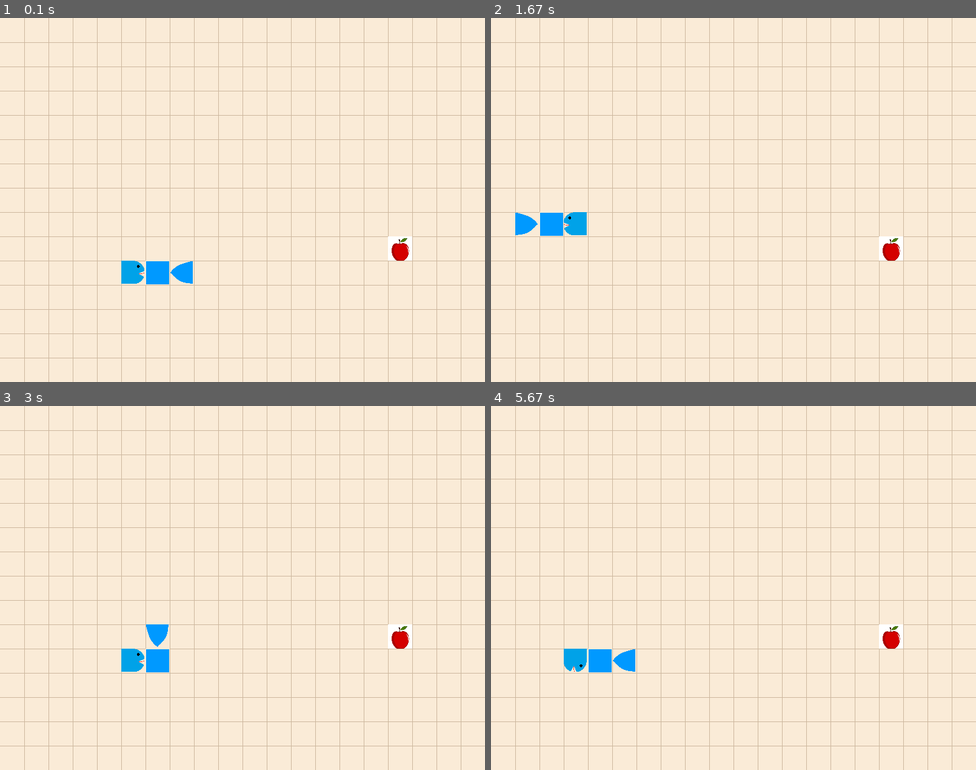
Above: before the commit, frames 1-4 (two rows, left to right).
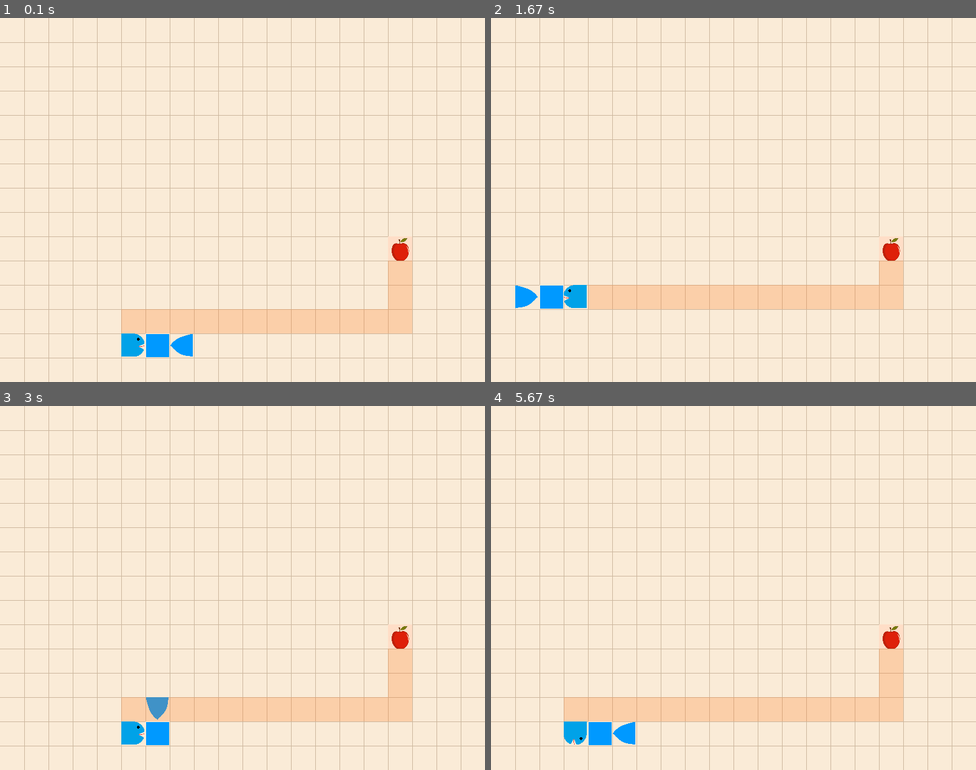
Above: after the commit, the same moments.

Repository: Mohadeseh-Mohseni/slippery_snake
Game: pygame game, started from pygame02.py
Two runs of this game, one before a commit and one after it. Both use one fixed random seed, a clock stepped at 60 frames per second and the inputs below.
Inputs:
- Up to frame 1 (0.1 s): no input
- Up to frame 2 (1.67 s): hold Up 0.83-1.3 s; hold Right from 1.33 s (still down)
- Up to frame 3 (3 s): release Right at 1.8 s; hold Down 2.4-2.7 s; hold Left from 2.73 s (still down)
- Up to frame 4 (5.67 s): release Left at 3.13 s; hold Up 3.17-3.53 s; hold Right 3.57-4.2 s; hold Down 4.23-4.6 s; hold Left 4.63-5.1 s; hold Right 5.13-5.6 s; hold Up from 5.63 s (still down)

The runs differ from the first frame. In frame 1, 6.6% of the frame differs, in the area x 25-85%, y 60-94%; in frame 2, 6.6%; in frame 3, 6.4%; in frame 4, 7.2%, in the area x 15-85%, y 60-94%.

Commit message:
backtracking masterpiece
our backtracking code finally works😊

Diff:
--- a/pygame02.py
+++ b/pygame02.py
@@ -4,27 +4,44 @@
 import random
 from sys import exit
 
-def is_safe(pose,body):
-    if pose[0] <= -40 or pose[0] >= 800 or pose[1] <= -40 or pose[1] >= 600 or pose in body :
+def is_safe(pose, body,path):
+     # Check if the position is out of bounds or collides with the snake's body
+    if pose[0] <= -40 or pose[0] >= 800 or pose[1] <=-40  or pose[1] >= 600:
+        return False
+    if pose in body:
+        return False
+    if pose in path:
         return False
     return True
-
 
 def shortest_path_util(head_pose,body,fruit_pose, path, cnt):
     if head_pose==fruit_pose:
         return True
-    directions=[(-40, 0),(40, 0),(0,-40),(0, 40)]
+    if fruit_pose[0] < head_pose[0] and fruit_pose[1] <= head_pose[1]:
+        directions=[(-40, 0),(0,-40),(40, 0),(0,40)]
+    elif fruit_pose[0] < head_pose[0] and fruit_pose[1] >= head_pose[1]:
+        directions=[(-40, 0),(0,40),(40, 0),(0,-40)]
+    elif fruit_pose[0] > head_pose[0] and fruit_pose[1] >= head_pose[1]:
+        directions=[(40, 0),(0,40),(-40, 0),(0,-40)]
+    elif fruit_pose[0] == head_pose[0] and fruit_pose[1] > head_pose[1]:
+        directions=[(0,40),(0,40),(-40, 0),(0,-40)]
+    elif fruit_pose[0] == head_pose[0] and fruit_pose[1] < head_pose[1]:
+        directions=[(0,-40),(0,40),(-40, 0),(0,40)]
+    else:
+        directions=[(40, 0),(0,-40),(-40, 0),(0,40)]
+
+
     for dir in directions:
         new_pose=(head_pose[0]+dir[0],head_pose[1]+dir[1])
         new_body=[new_pose]+body[:-1]
         tail=body[-1]
-        if is_safe(new_pose,new_body):
+        if is_safe(new_pose,new_body[1:],path):
             cnt+=1
             path.append(new_pose)
             body=new_body
             head_pose=new_pose
             if shortest_path_util(head_pose,body,fruit_pose, path, cnt):
-                return True
+                return path
             cnt-=1
             path=path[:-1]
             body=body[1:]+[tail]
@@ -46,7 +63,7 @@
     for sq in path:
         tile= pygame.Surface((40,40))
         tile.fill("chocolate1")
-        tile.set_alpha(128)
+        tile.set_alpha(65)
         screen.blit(tile, sq)
 
 
@@ -64,7 +81,7 @@
         screen.blit(fruit, fruit_rect)
 class Snake:
     def __init__(self):
-        self.body = [pygame.math.Vector2(5, 10) * 40, pygame.math.Vector2(6, 10) * 40, pygame.math.Vector2(7, 10) * 40]
+        self.body = [pygame.math.Vector2(5, 13) * 40, pygame.math.Vector2(6, 13) * 40, pygame.math.Vector2(7, 13) * 40]
         self.direction = pygame.math.Vector2(-40, 0)
         self.color = (0, 153, 255)
         self.new_block = False
@@ -190,6 +207,7 @@
             if event.key == pygame.K_LEFT and main_game.snake.direction != (40, 0):
                 main_game.snake.direction = (-40, 0)
     screen.fill("antiquewhite")
+
     grid()
     main_game.draw_elements()
     if main_game.snake.body:
